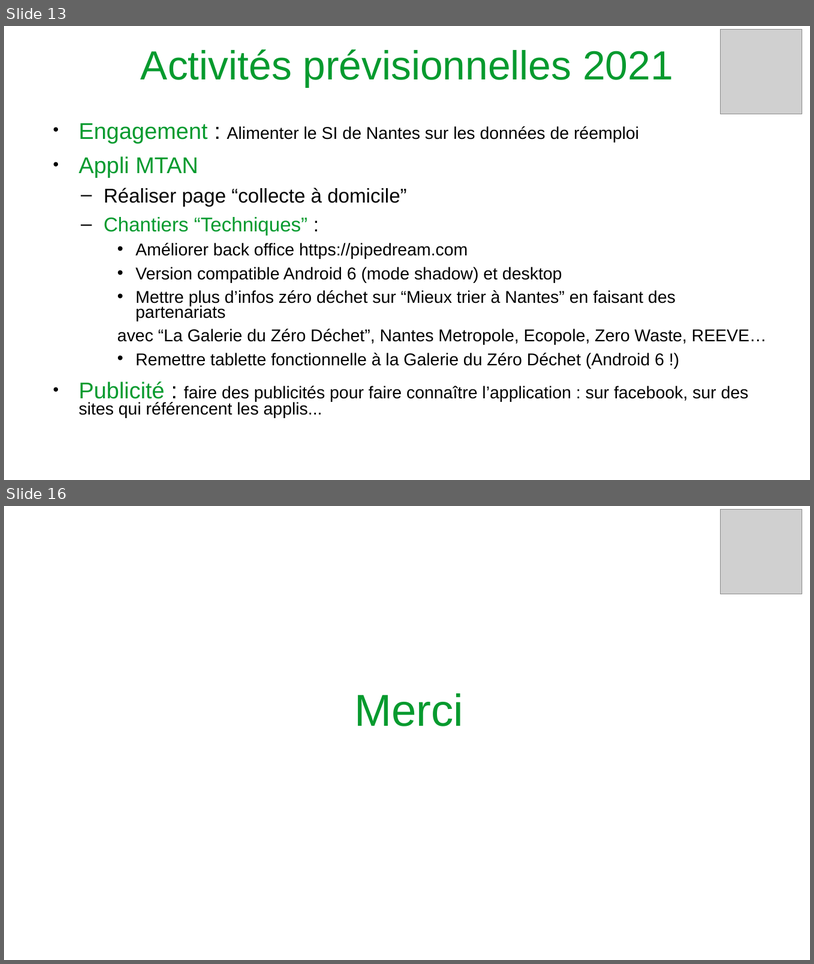
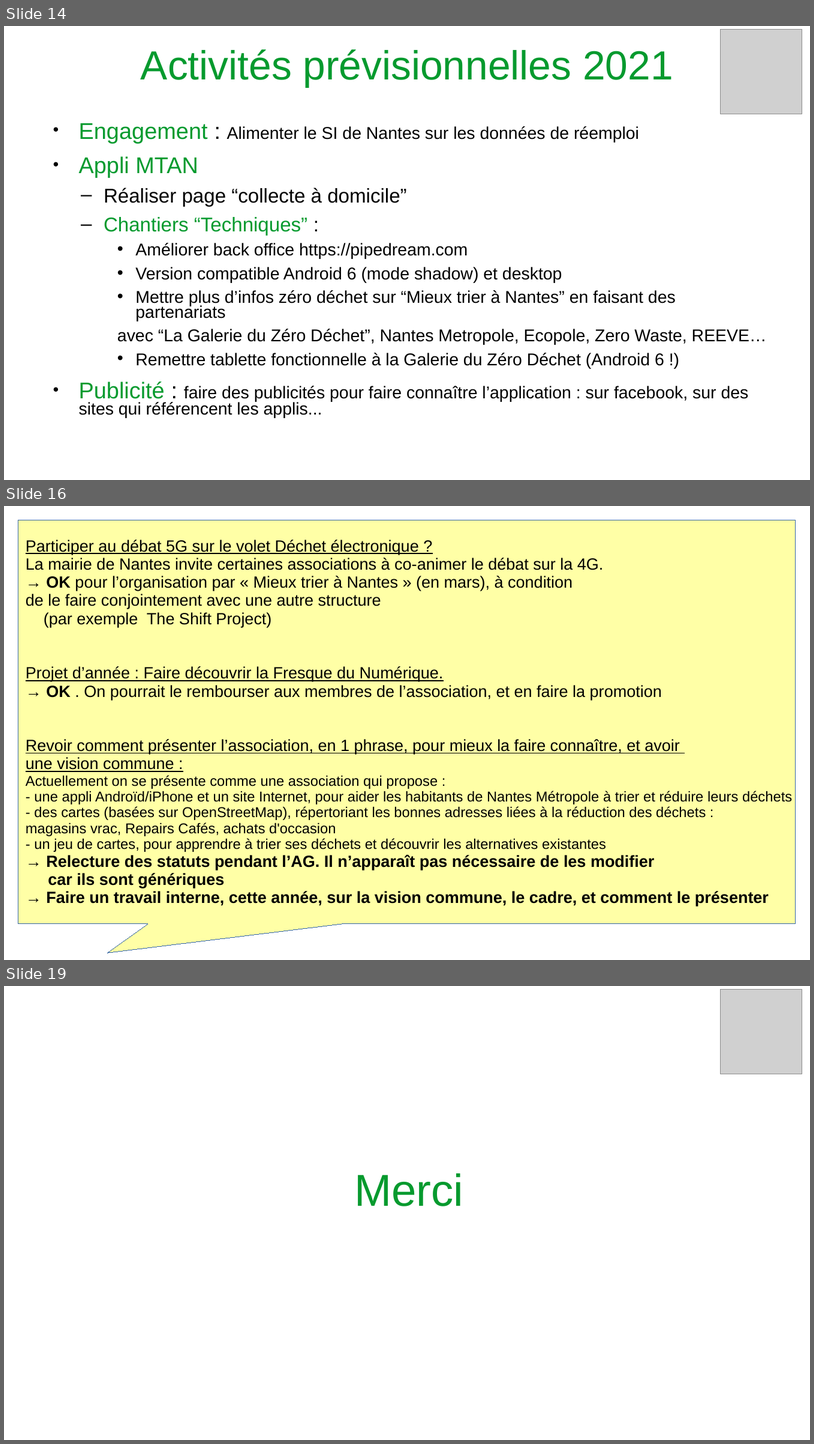
Before and after one commit to vivreanantes/VivreANantes_Complements, a slide deck: association/ag/MieuxTrierANantes_AGOrdinaire_2021.odp. Shown one above the other, each under a label of ours: slides 13 and 16 before the commit, slides 14, 16 and 19 after it; the slides between them are not shown. The pictures are 814x964 and 814x1444 pixels, drawn with LibreOffice and Linux fonts; fonts in the diff are those of the drawing; grey boxes stand for pictures. Boxes give left, top, right and bottom in pixels: in the first picture for what was removed or moved away, otherwise in the second. Text is boxed around its words. In the diff, an @@ line names an element or a change of style, - is before the commit and + after.

```diff
--- a/association/ag/MieuxTrierANantes_AGOrdinaire_2021.odp
+++ b/association/ag/MieuxTrierANantes_AGOrdinaire_2021.odp
@@ slide 16 added at [4,506,810,960], background #FFFFFF @@
@@ speech box added at [18,520,797,924], fill #FFFFA6, outline #3465A4 0 pt, 16 pt, text #000000 @@
+Participer au débat 5G sur le volet Déchet électronique ?
+La mairie de Nantes invite certaines associations à co-animer le débat sur la 4G.
+→ OK pour l’organisation par « Mieux trier à Nantes » (en mars), à condition
+de le faire conjointement avec une autre structure
+(par exemple The Shift Project)
+Projet d’année : Faire découvrir la Fresque du Numérique.
+→ OK . On pourrait le rembourser aux membres de l’association, et en faire la promotion
+Revoir comment présenter l’association, en 1 phrase, pour mieux la faire connaître, et avoir
+une vision commune :
+Actuellement on se présente comme une association qui propose :
+- une appli Androïd/iPhone et un site Internet, pour aider les habitants de Nantes Métropole à trier et réduire leurs déchets
+- des cartes (basées sur OpenStreetMap), répertoriant les bonnes adresses liées à la réduction des déchets :
+magasins vrac, Repairs Cafés, achats d'occasion
+- un jeu de cartes, pour apprendre à trier ses déchets et découvrir les alternatives existantes
+→ Relecture des statuts pendant l’AG. Il n’apparaît pas nécessaire de les modifier
+car ils sont génériques
+→ Faire un travail interne, cette année, sur la vision commune, le cadre, et comment le présenter
@@ what was slide 13 is now slide 14 @@
@@ what was slide 16 is now slide 19 @@
```
Also in this commit, not shown: 6 slides changed, 3 other slides added, 1 slide removed.
